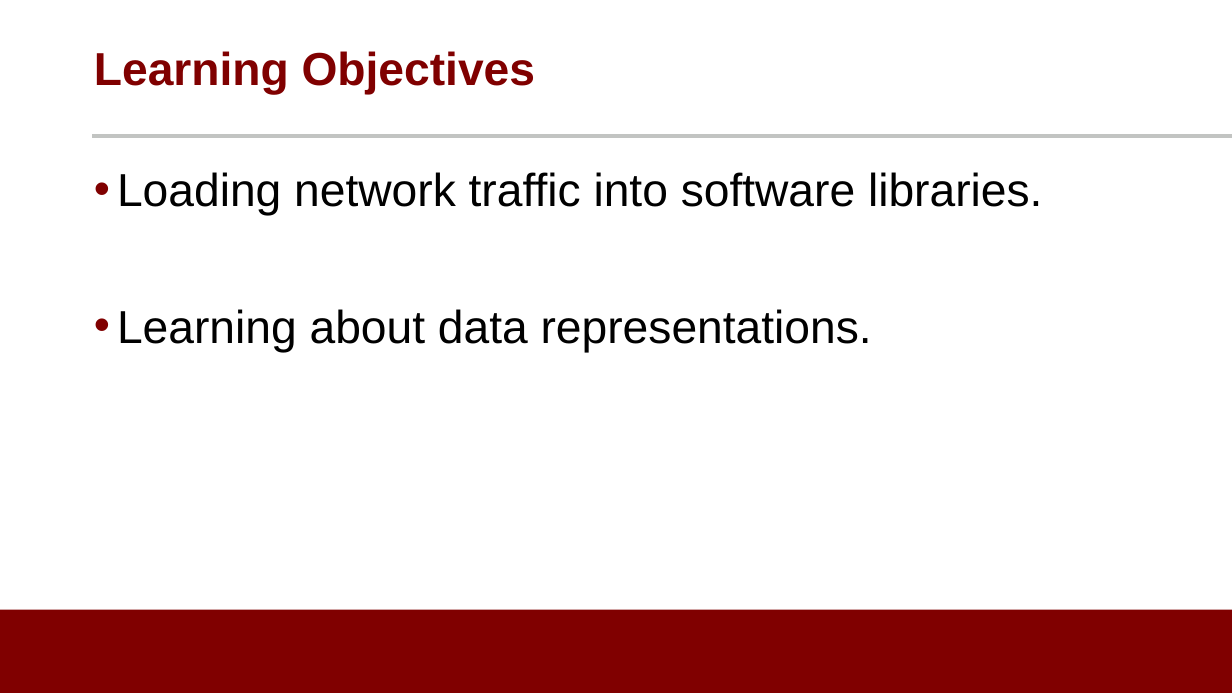
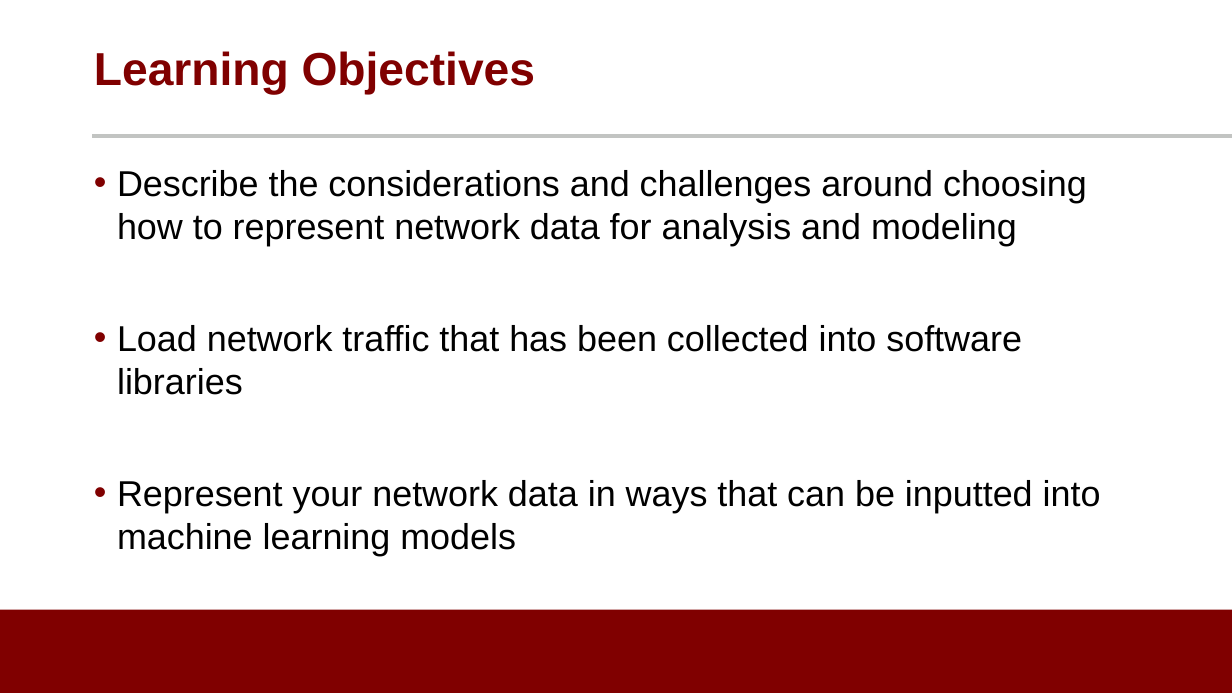
Before and after one commit to noise-lab/ML-Cybersecurity, a slide deck: slide 3 of module-2/ppt/2.3-Data Representation.pptx. Drawn at 1232x693 pixels with LibreOffice and Linux fonts; fonts in the diff are those of the drawing; background and template pictures are left out. Boxes give left, top, right and bottom in pixels: in the first picture for what was removed or moved away, otherwise in the second. Text is boxed around its words. In the diff, an @@ line names an element or a change of style, - is before the commit and + after.

Commit message:
update learning objectives based on UCPE feedback.

```diff
--- a/module-2/ppt/2.3-Data Representation.pptx
+++ b/module-2/ppt/2.3-Data Representation.pptx
@@ text at bbox=[117, 170, 1101, 556]: text changed; size 36 to 28 pt @@
-• Loading network traffic into software libraries.
-• Learning about data representations.
+• Describe the considerations and challenges around choosing how to represent network data for analysis and modeling
+• Load network traffic that has been collected into software libraries
+• Represent your network data in ways that can be inputted into machine learning models
```
Also in this commit, not shown: 2 other files.
